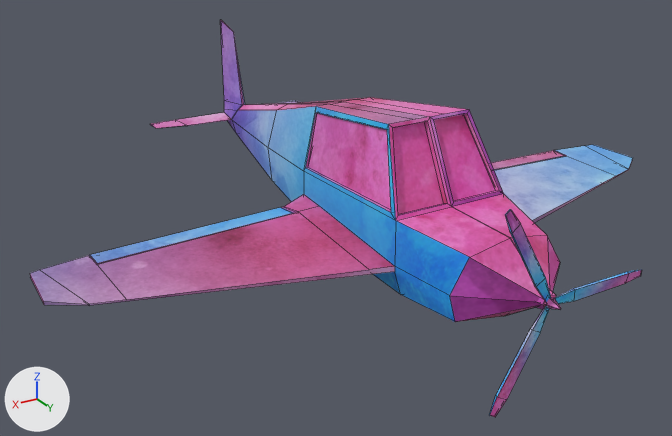
An edit to the OBJ model splineRacer/assets/models/plane/plane.obj, drawn before and after from the same camera.
Both versions are drawn from a camera (50 mm lens) standing at (2.96, 4.59, 2.17) and looking at (0.14, -0.1, -0.18). Every picture has the same lights, and +X, +Y and +Z are marked at lower left. Mesh edges are drawn as thin lines. Where no turn or scale is listed for an object, it has been applied to the vertices. Vertices at the same position are counted once.

The first picture shows 'plane', 'propeller'.
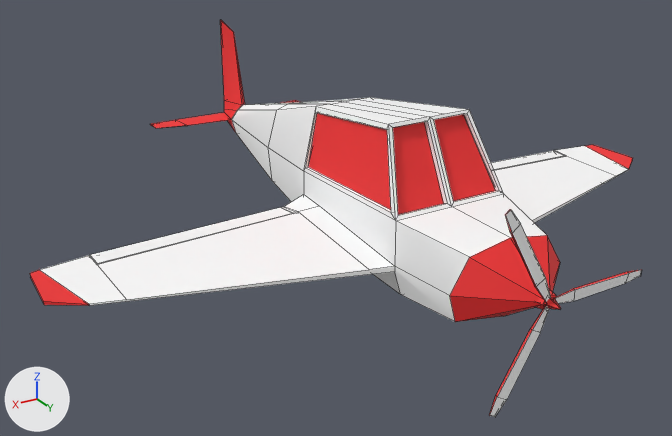
Edits to the bpy script that builds the scene:
```text
Add img_planetexture2_jpg:
    img_planetexture2_jpg = load_image('planetexture2.jpg', '../../textures/planetexture2.jpg', 1000, 1000, 'sRGB')
Change mat_mat_1:
    mat_mat_1.texture: img_planetexture_jpg -> img_planetexture2_jpg
Change mat_mat_1_none:
    mat_mat_1_none.texture: img_planetexture_jpg -> img_planetexture2_jpg
Change me_plane:
    used by ob_plane; location = (0.0, 0.0, 0.0)
    remove me_plane.from_pydata(...)  # 281 vertices, 228 faces; spans x -2.09..2.09, y -2.07..1.76, z -0.32..0.73
    add me_plane.from_pydata(...)  # 265 vertices, 228 faces; spans x -2.09..2.09, y -2.07..1.76, z -0.32..0.73
    me_plane part 1
    17 vertices are removed from x -0.29..0.29, y -2.01..1.37, z -0.32..0.67
    25 faces are deleted
    1 vertex is added at (0.0, -0.87, 0.37)
    25 new faces join them, mat_mat_1 (picture img_planetexture2_jpg)
    me_plane part 2: 201 kept faces spanning x -2.09..2.09, y -2.07..1.76, z -0.32..0.73 get new texture (UV) coordinates
    me_plane part 3: 15 faces spanning x -0.32..0.06, y 0.47..1.76, z -0.32..0.06 switch from mat_mat_1_none (picture img_planetexture_jpg) to mat_mat_1 (picture img_planetexture2_jpg)
```

What differs and where, as boxes (x1, y1, x2, y2) in the pictures (672 x 436 px; the box of a moved part takes in the faces that stretch with it):
'plane', surface changed, reshaped: (30, 20, 633, 322) in both
'propeller', surface changed: (489, 209, 641, 417) in both
part 1 of me_plane, moved or reshaped: before (248, 99, 549, 288); after (247, 99, 549, 288)
part 2 of me_plane, surface changed: (30, 20, 633, 322) in both
part 3 of me_plane, recoloured (pink to red): (536, 290, 561, 310) in both
